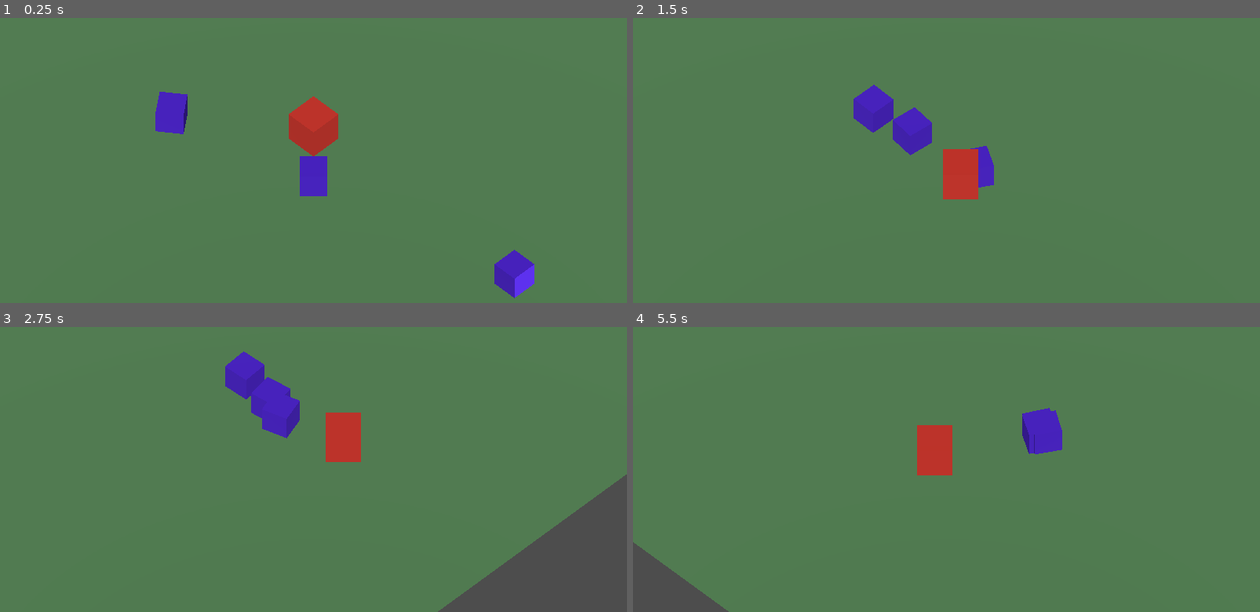
Above: before the commit, frames 1-4 (two rows, left to right).
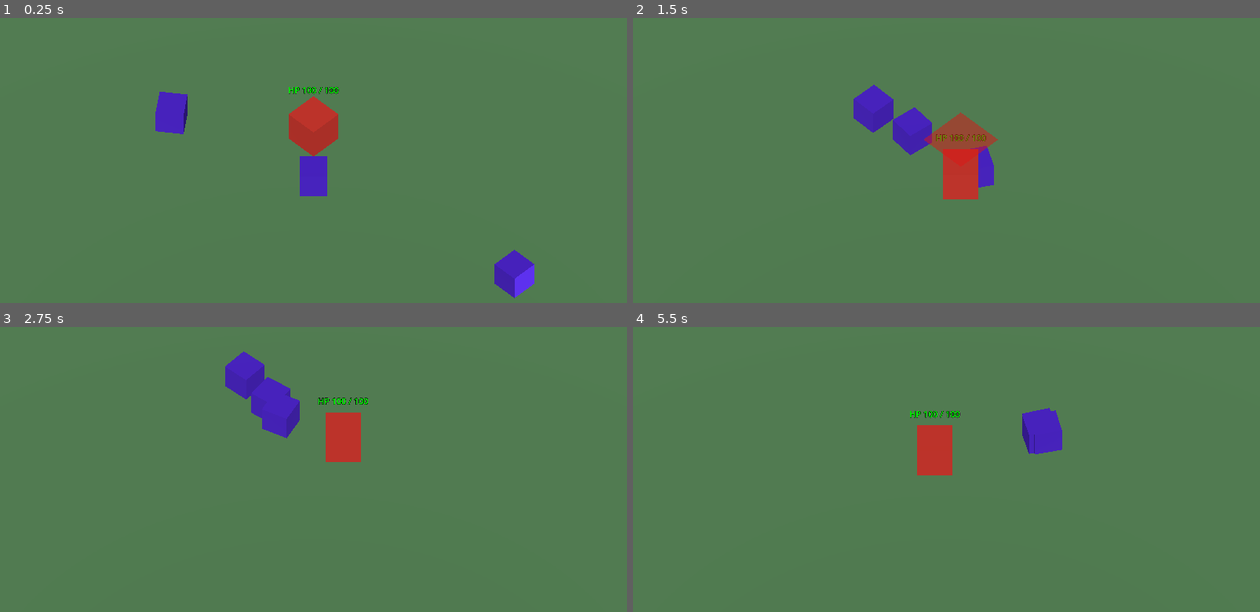
Above: after the commit, the same moments.

Repository: suxrob-1124/arcane-net
Game: Godot game, scene res://scenes/main/Main.tscn
Same seed, same stepped clock (60 frames per second), same inputs: the game is played once before the commit and once after it.
Inputs (mouse positions are in pixels of both pictures, inside the frame that each line leads up to):
- Up to frame 1 (0.25 s): no input
- Up to frame 2 (1.5 s): move the mouse to (1084, 109) at 0.52 s; press the mouse at (1084, 109) at 0.53 s; hold D (move_right) 0.53-1.28 s; move the mouse to (821, 143) at 1.27 s; release the mouse at (821, 143) at 1.28 s; hold S (move_down) from 1.28 s (still down); tap Space (dash) at 1.35 s
- Up to frame 3 (2.75 s): move the mouse to (376, 358) at 2.02 s; release S (move_down) at 2.03 s; hold D (move_right) from 2.03 s (still down); hold Tab (switch_target) from 2.03 s (still down)
- Up to frame 4 (5.5 s): move the mouse to (915, 506) at 2.77 s; release D (move_right) at 2.78 s; release Tab (switch_target) at 2.78 s; hold W (move_up) 2.78-3.53 s; click (915, 506) at 2.85 s; move the mouse to (1134, 489) at 3.52 s; hold Space (dash) 3.53-4.28 s; hold A (move_left) 3.53-5.03 s; move the mouse to (758, 384) at 4.27 s; tap Tab (switch_target) at 4.35 s; move the mouse to (977, 435) at 5.02 s; press the mouse at (977, 435) at 5.03 s; hold S (move_down) from 5.03 s (still down)

The runs differ from the first frame. In frame 1, 0.1% of the frame differs, in the area x 46-55%, y 23-27%; in frame 2, 0.9%; in frame 3, 7.4%, in the area x 50-100%, y 24-100%; in frame 4, 2.0%.

Commit message:
fix(combat): glitch pup hotfix — walls, HP bar, telegraph plane, autoload composition
Playtest revealed gaps not covered by unit tests:
- Floor 30×30 with no walls → player/enemies fall into void
- TelegraphMarker via QuadMesh+Transform3D rendered as vertical banner
- No UI to distinguish player death from off-map departure
- ExperienceComponent attached as sibling of Main instead of child of Player
- Godot false-positive "signal never used" warnings on EventBus autoload

Changes:
- Main.tscn: floor 30→50, add 4 invisible StaticBody3D walls at ±25
- Main.tscn: move ExperienceComponent under Player (composition)
- Main.tscn: add PlayerHealthBar (Label3D, billboard) over player
- GlitchPup.tscn: QuadMesh → PlaneMesh (flat by default), drop Transform3D,
  add render_priority=1 to telegraph material
- PlayerHealthBar.gd: typed @export var health: HealthComponent (no NodePath
  brittleness), color lerps red↔green on health_changed
- EventBus.gd: @warning_ignore_start("unused_signal") + optional DEBUG_LOG
  flag for runtime signal tracing
- CLAUDE.md: mandatory 30s playtest before any gameplay PR

Co-Authored-By: Claude Opus 4.7 <noreply@anthropic.com>

Diff:
--- a/scenes/combat/GlitchPup.tscn
+++ b/scenes/combat/GlitchPup.tscn
@@ -20,8 +20,9 @@
 shading_mode = 2
 transparency = 1
 no_depth_test = true
+render_priority = 1
 
-[sub_resource type="QuadMesh" id="QuadMesh_telegraph"]
+[sub_resource type="PlaneMesh" id="PlaneMesh_telegraph"]
 material = SubResource("Mat_telegraph")
 size = Vector2(1.5, 1.5)
 
@@ -47,8 +48,7 @@
 visible = false
 
 [node name="MeshInstance3D" type="MeshInstance3D" parent="TelegraphMarker"]
-transform = Transform3D(1, 0, 0, 0, 0, -1, 0, 1, 0, 0, 0, 0)
-mesh = SubResource("QuadMesh_telegraph")
+mesh = SubResource("PlaneMesh_telegraph")
 
 [node name="AttackTimer" type="Timer" parent="."]
 wait_time = 0.5
--- a/scenes/main/Main.tscn
+++ b/scenes/main/Main.tscn
@@ -10,16 +10,23 @@
 [ext_resource type="PackedScene" uid="uid://glitch_pup" path="res://scenes/combat/GlitchPup.tscn" id="7_enemy"]
 [ext_resource type="Script" path="res://scripts/combat/HealthComponent.gd" id="9_health"]
 [ext_resource type="Script" path="res://scripts/progression/ExperienceComponent.gd" id="10_xp"]
+[ext_resource type="Script" path="res://scripts/ui/PlayerHealthBar.gd" id="11_hpbar"]
 
 [sub_resource type="StandardMaterial3D" id="Mat_floor"]
 albedo_color = Color(0.35, 0.55, 0.35, 1)
 
 [sub_resource type="PlaneMesh" id="PlaneMesh_floor"]
 material = SubResource("Mat_floor")
-size = Vector2(30, 30)
+size = Vector2(50, 50)
 
 [sub_resource type="BoxShape3D" id="BoxShape3D_floor"]
-size = Vector3(30, 0.1, 30)
+size = Vector3(50, 0.1, 50)
+
+[sub_resource type="BoxShape3D" id="BoxShape3D_wall_ns"]
+size = Vector3(50, 2, 0.5)
+
+[sub_resource type="BoxShape3D" id="BoxShape3D_wall_ew"]
+size = Vector3(0.5, 2, 50)
 
 [sub_resource type="StandardMaterial3D" id="Mat_target"]
 albedo_color = Color(0.85, 0.2, 0.15, 1)
@@ -41,6 +48,34 @@
 
 [node name="CollisionShape3D" type="CollisionShape3D" parent="Floor" unique_id=717713118]
 shape = SubResource("BoxShape3D_floor")
+
+[node name="Wall_N" type="StaticBody3D" parent="."]
+transform = Transform3D(1, 0, 0, 0, 1, 0, 0, 0, 1, 0, 1, -25)
+collision_layer = 1
+
+[node name="CollisionShape3D" type="CollisionShape3D" parent="Wall_N"]
+shape = SubResource("BoxShape3D_wall_ns")
+
+[node name="Wall_S" type="StaticBody3D" parent="."]
+transform = Transform3D(1, 0, 0, 0, 1, 0, 0, 0, 1, 0, 1, 25)
+collision_layer = 1
+
+[node name="CollisionShape3D" type="CollisionShape3D" parent="Wall_S"]
+shape = SubResource("BoxShape3D_wall_ns")
+
+[node name="Wall_E" type="StaticBody3D" parent="."]
+transform = Transform3D(1, 0, 0, 0, 1, 0, 0, 0, 1, 25, 1, 0)
+collision_layer = 1
+
+[node name="CollisionShape3D" type="CollisionShape3D" parent="Wall_E"]
+shape = SubResource("BoxShape3D_wall_ew")
+
+[node name="Wall_W" type="StaticBody3D" parent="."]
+transform = Transform3D(1, 0, 0, 0, 1, 0, 0, 0, 1, -25, 1, 0)
+collision_layer = 1
+
+[node name="CollisionShape3D" type="CollisionShape3D" parent="Wall_W"]
+shape = SubResource("BoxShape3D_wall_ew")
 
 [node name="Player" type="CharacterBody3D" parent="." unique_id=1882858988]
 transform = Transform3D(1, 0, 0, 0, 1, 0, 0, 0, 1, 0, 0.5, 0)
@@ -94,6 +129,20 @@
 wait_time = 0.4
 one_shot = true
 
+[node name="ExperienceComponent" type="Node" parent="Player"]
+script = ExtResource("10_xp")
+
+[node name="PlayerHealthBar" type="Label3D" parent="Player"]
+transform = Transform3D(1, 0, 0, 0, 1, 0, 0, 0, 1, 0, 1.5, 0)
+billboard = 1
+no_depth_test = true
+text = "HP 100 / 100"
+font_size = 48
+outline_size = 8
+modulate = Color(0, 1, 0, 1)
+script = ExtResource("11_hpbar")
+health = NodePath("../HealthComponent")
+
 [node name="GlitchPup1" parent="." instance=ExtResource("7_enemy")]
 transform = Transform3D(1, 0, 0, 0, 1, 0, 0, 0, 1, 2, 0.5, 2)
 
@@ -111,9 +160,6 @@
 script = ExtResource("1_isocam")
 target_path = NodePath("../Player")
 
-[node name="ExperienceComponent" type="Node" parent="." unique_id=500000002]
-script = ExtResource("10_xp")
-
 [node name="SpectatorController" type="Node" parent="." unique_id=500000001]
 script = ExtResource("8_spectator_ctrl")
 camera_path = NodePath("../Camera3D")
--- a/scripts/core/EventBus.gd
+++ b/scripts/core/EventBus.gd
@@ -1,4 +1,6 @@
 extends Node
+
+@warning_ignore_start("unused_signal")
 
 signal player_died(player: Node3D, cause: StringName, position: Vector3)
 signal room_cleared(room_id: String)
@@ -7,3 +9,18 @@
 signal level_up_triggered(new_level: int)
 signal echo_acted(action_name: StringName)
 signal game_over()
+
+const DEBUG_LOG: bool = false
+
+
+func _ready() -> void:
+	if not DEBUG_LOG:
+		return
+	enemy_died.connect(func(e: Node3D, p: Vector3, xp: int) -> void:
+		print("[EventBus] enemy_died: ", e, " @ ", p, " xp=", xp))
+	player_died.connect(func(pl: Node3D, c: StringName, p: Vector3) -> void:
+		print("[EventBus] player_died: ", pl, " cause=", c, " @ ", p))
+	level_up_triggered.connect(func(lvl: int) -> void:
+		print("[EventBus] level_up_triggered: lvl=", lvl))
+	game_over.connect(func() -> void:
+		print("[EventBus] game_over"))
--- /dev/null
+++ b/scripts/ui/PlayerHealthBar.gd
@@ -0,0 +1,18 @@
+class_name PlayerHealthBar
+extends Label3D
+
+@export var health: HealthComponent
+
+
+func _ready() -> void:
+	if health == null:
+		push_warning("PlayerHealthBar: health not assigned")
+		return
+	health.health_changed.connect(_on_health_changed)
+	_on_health_changed(health.current_hp, health.max_hp)
+
+
+func _on_health_changed(current: int, max_value: int) -> void:
+	text = "HP %d / %d" % [current, max_value]
+	var ratio: float = float(current) / float(max(max_value, 1))
+	modulate = Color.RED.lerp(Color.GREEN, ratio)
Not shown, changed: CLAUDE.md
